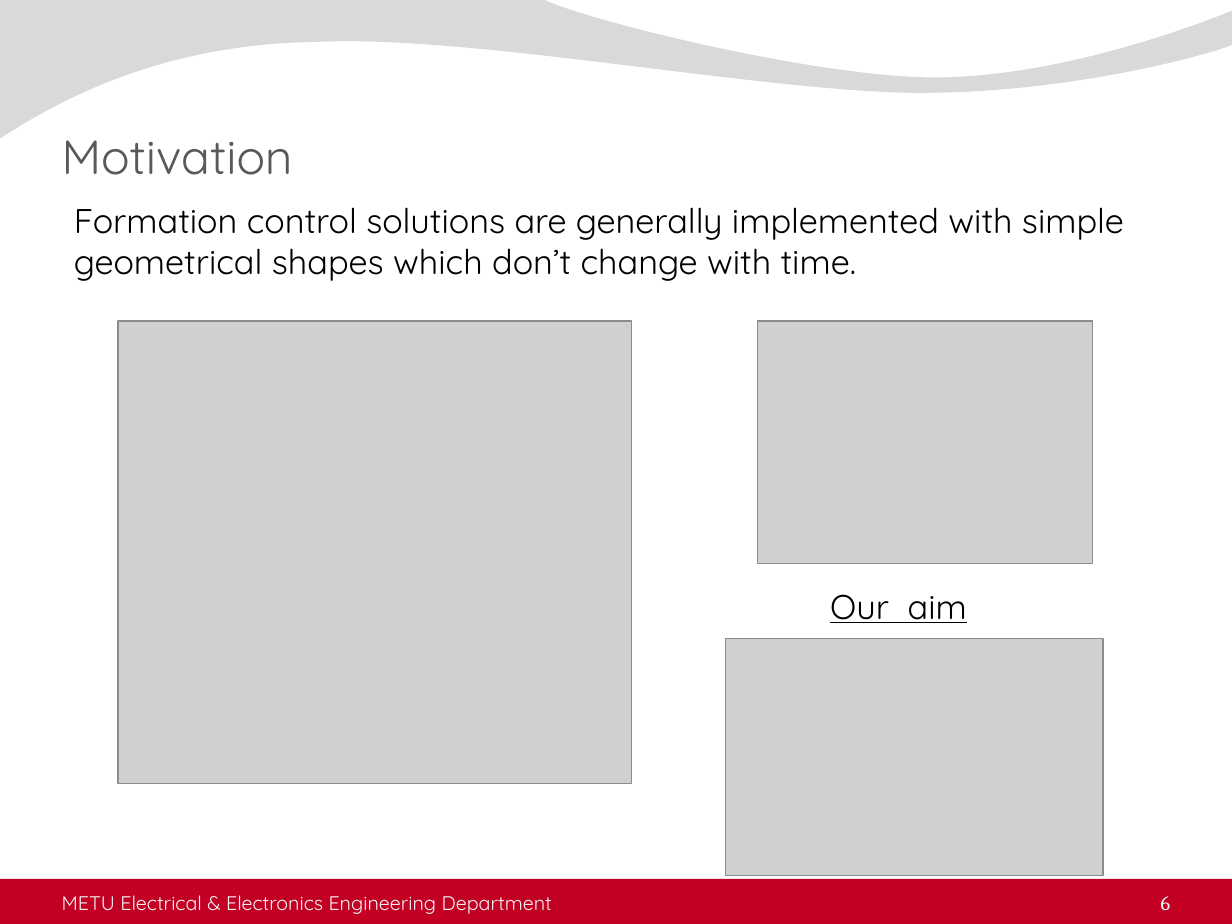
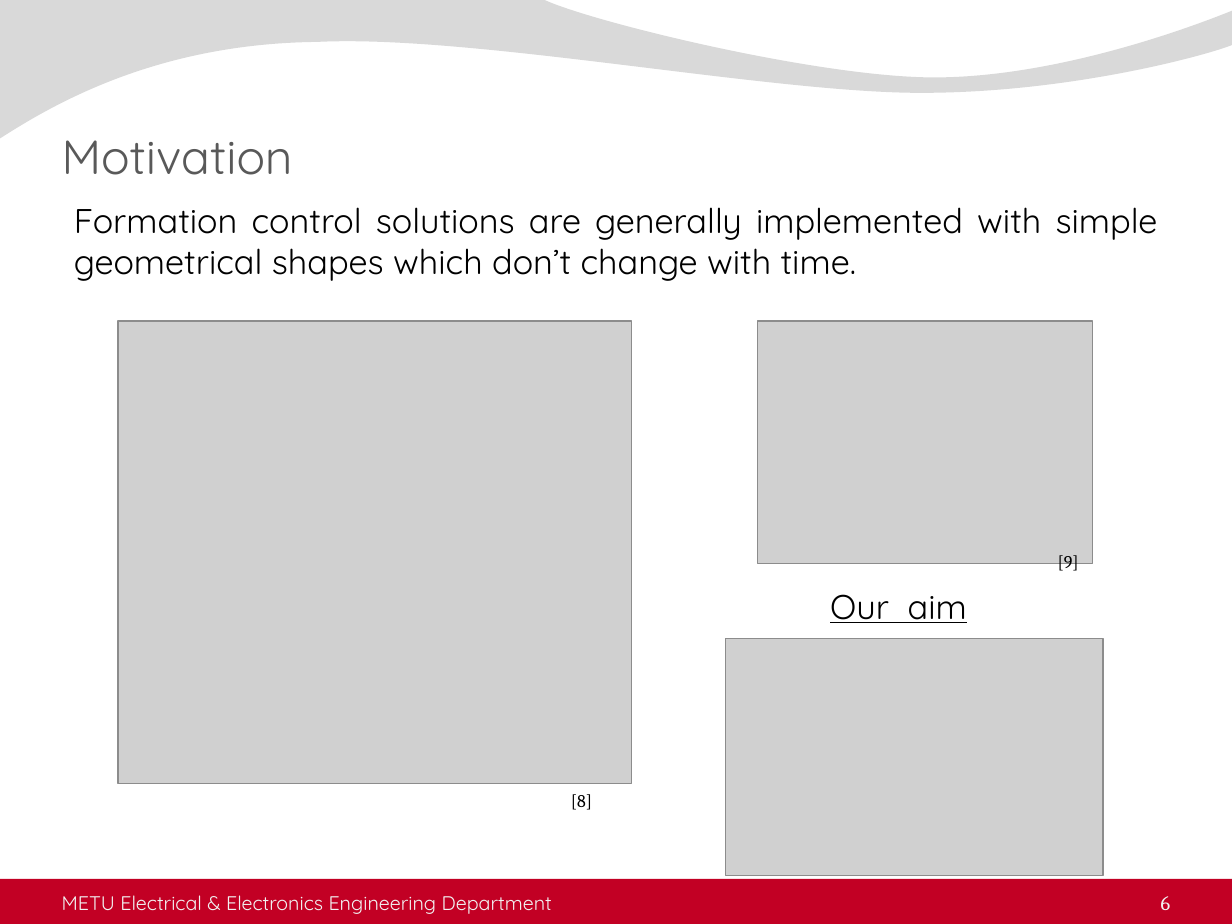
Before and after one commit to kadir4172/formation_control, a slide deck: slide 6 of juri_sunum.pptx. Drawn at 1232x924 pixels with LibreOffice and Linux fonts; fonts in the diff are those of the drawing; grey boxes stand for pictures; background and template pictures are left out. Boxes give left, top, right and bottom in pixels: in the first picture for what was removed or moved away, otherwise in the second. Text is boxed around its words. In the diff, an @@ line names an element or a change of style, - is before the commit and + after.

Commit message:
[update] motivation sunuma eklendi

```diff
--- a/juri_sunum.pptx
+++ b/juri_sunum.pptx
@@ text "Formation control solutions are generally ..." at [74,207,1158,281]: alignment left to justified @@
@@ text added at [1058,555,1079,573], 10.5 pt, text #000000 @@
+[9]
@@ text added at [571,794,592,810], 10.5 pt, text #000000 @@
+[8]
```
Also in this commit, not shown: 4 other slides changed, 12 slides added.
